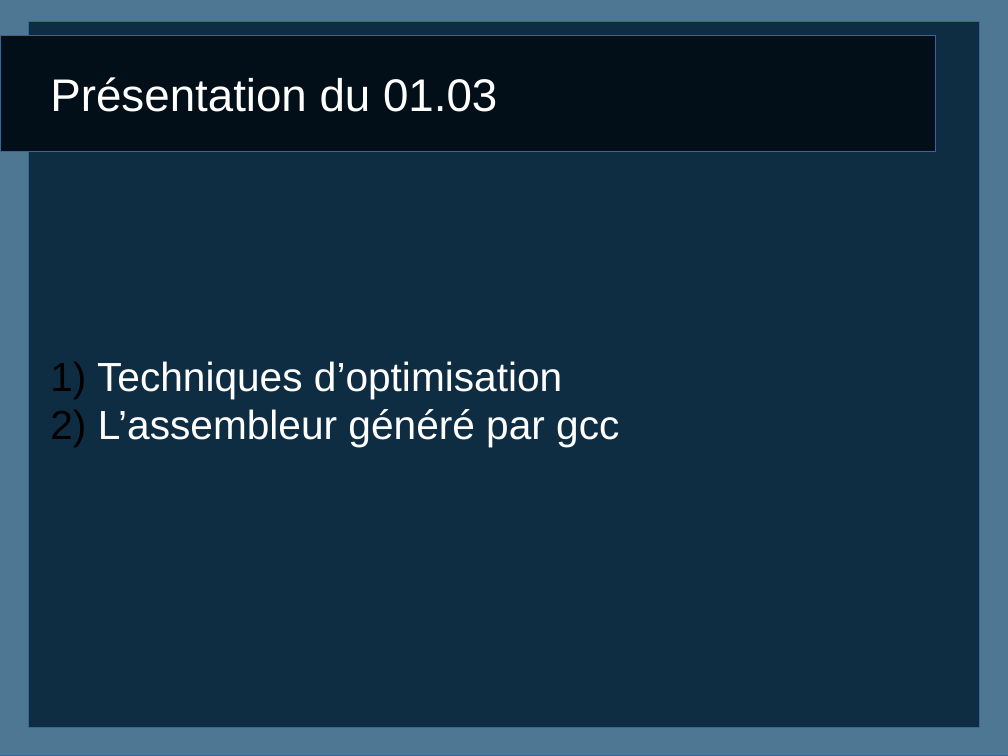
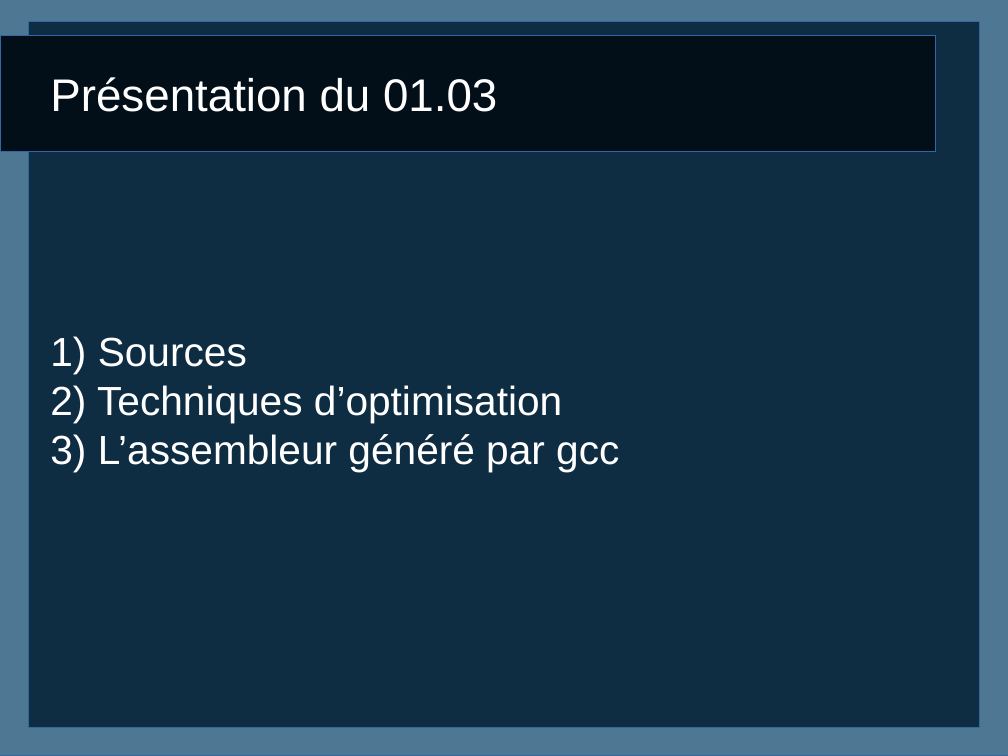
Before and after one commit to caswitch/recherche-et-doc-s4, a slide deck: slide 1 of Diapo2.odp. Drawn at 1008x756 pixels with LibreOffice and Linux fonts; fonts in the diff are those of the drawing. Boxes give left, top, right and bottom in pixels: in the first picture for what was removed or moved away, otherwise in the second. Text is boxed around its words. In the diff, an @@ line names an element or a change of style, - is before the commit and + after.

```diff
--- a/Diapo2.odp
+++ b/Diapo2.odp
@@ subtitle at (98, 337, 247, 367): paragraph added @@
+1) Sources
@@ subtitle at (97, 385, 619, 471): bullet colour #000000 to #FFFFFF @@
```
Also in this commit, not shown: 5 slides added.
